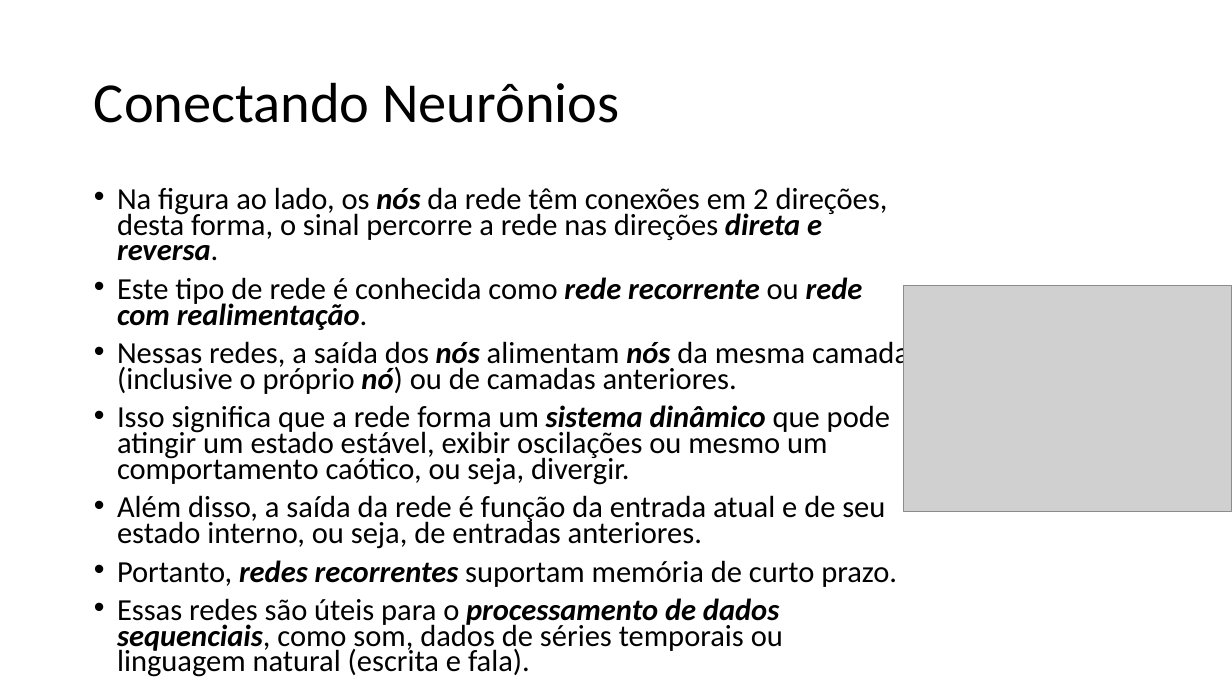
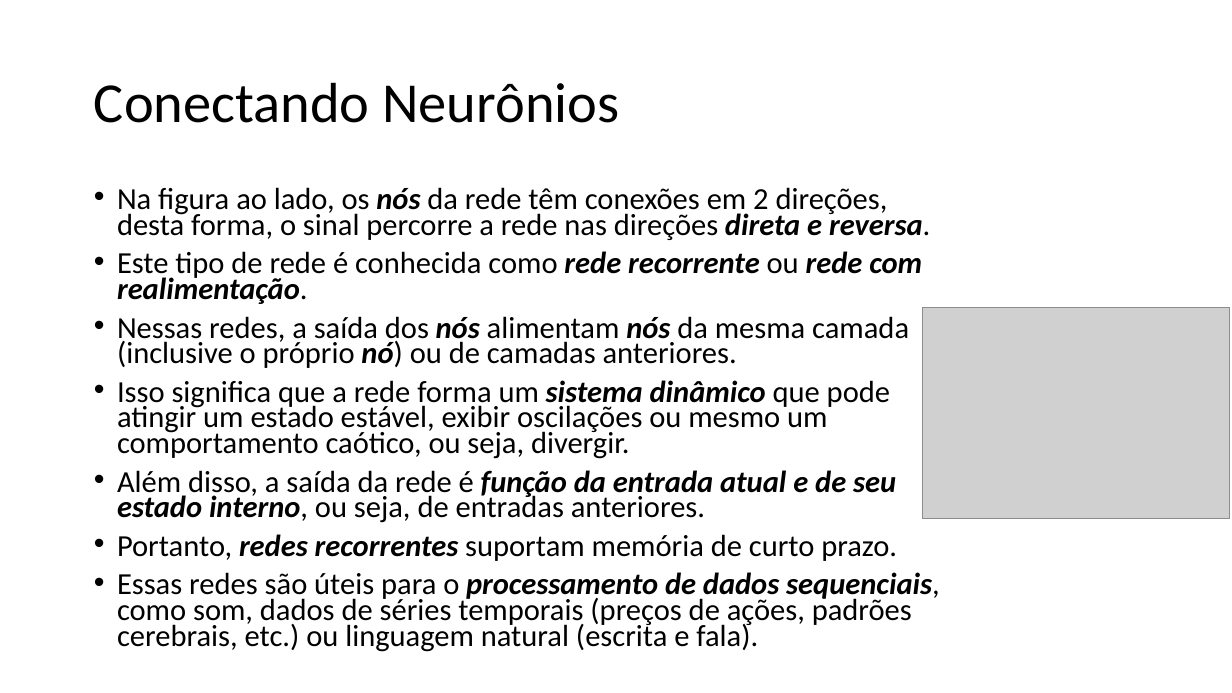
Before and after one commit to zz4fap/t320_aprendizado_de_maquina, a slide deck: slide 18 of slides/T320_Redes_Neurais_Artificiais (Parte II).pptx. Drawn at 1232x693 pixels with LibreOffice and Linux fonts; fonts in the diff are those of the drawing; grey boxes stand for pictures. Boxes give left, top, right and bottom in pixels: in the first picture for what was removed or moved away, otherwise in the second. Text is boxed around its words. In the diff, an @@ line names an element or a change of style, - is before the commit and + after.

```diff
--- a/slides/T320_Redes_Neurais_Artificiais (Parte II).pptx
+++ b/slides/T320_Redes_Neurais_Artificiais (Parte II).pptx
@@ picture: place and size @@
-picture at <box>904,286,1232,512</box>
+picture at <box>922,308,1229,519</box>
@@ text at <box>117,470,896,523</box>: bold on, italic on in "função da entrada atual e de seu ..." @@
@@ text at <box>117,572,939,652</box>: text changed @@
-• Essas redes são úteis para o processamento de dados sequenciais, como som, dados de séries temporais ou linguagem natural (escrita e fala).
+• Essas redes são úteis para o processamento de dados sequenciais, como som, dados de séries temporais (preços de ações, padrões cerebrais, etc.) ou linguagem natural (escrita e fala).
```
Also in this commit, not shown: 2 other slides changed, 13 other files.
